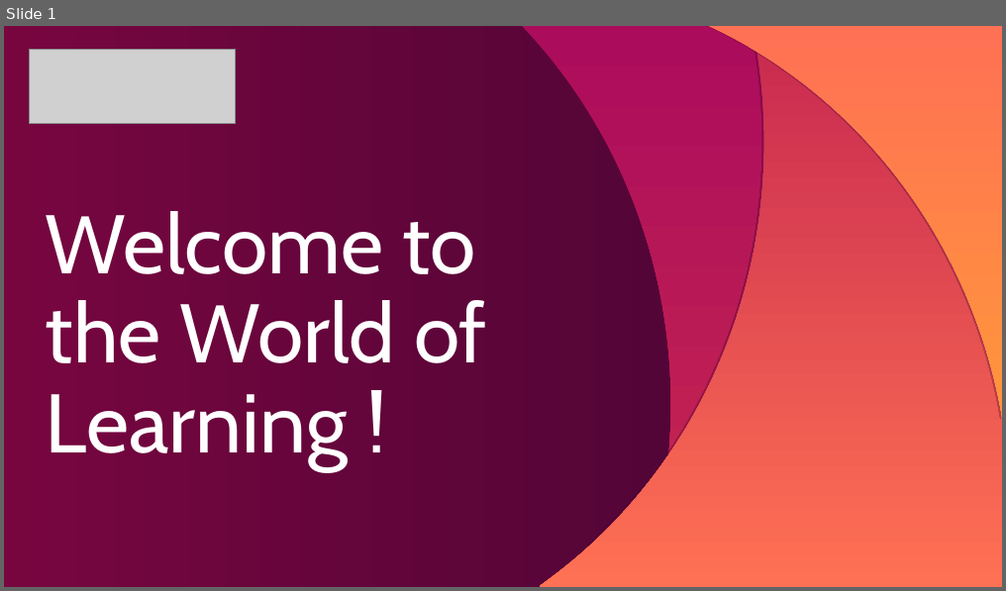
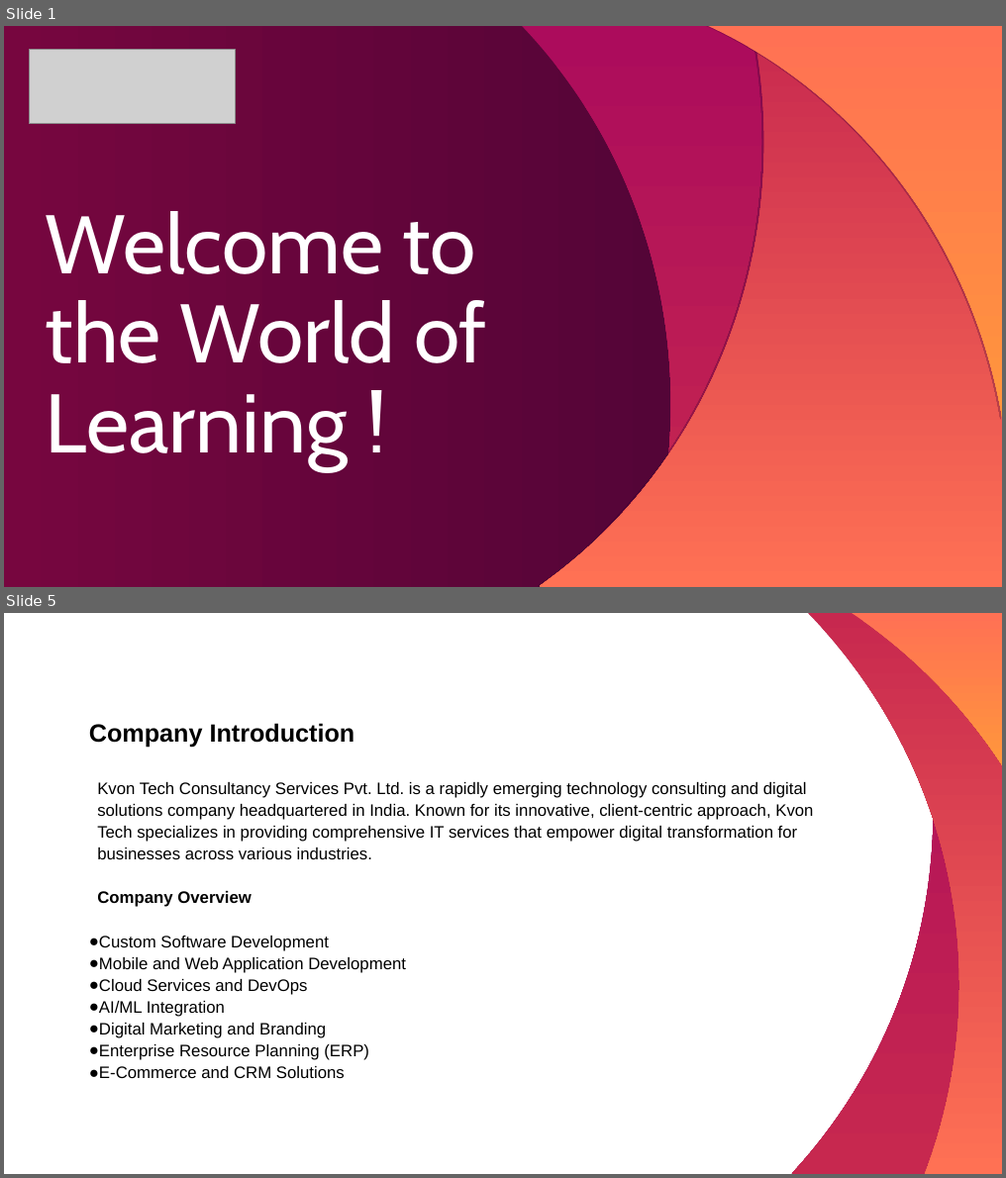
Before and after one commit to lightning-mcqueen01/HTML-basic, a slide deck: week 5/js/Template_internship_Viva2024(1).ppt. Shown one above the other, each under a label of ours: slide 1 before the commit, slides 1 and 5 after it; the slides between them are not shown. The pictures are 1006x591 and 1006x1178 pixels, drawn with LibreOffice and Linux fonts; fonts in the diff are those of the drawing; grey boxes stand for pictures. Boxes give left, top, right and bottom in pixels: in the first picture for what was removed or moved away, otherwise in the second. Text is boxed around its words. In the diff, an @@ line names an element or a change of style, - is before the commit and + after.

```diff
--- a/week 5/js/Template_internship_Viva2024(1).ppt
+++ b/week 5/js/Template_internship_Viva2024(1).ppt
@@ slide 5 added at <box>4,613,1002,1174</box>, background #FFFFFF @@
@@ freeform shape added at <box>791,613,1002,1174</box>, fill gradient #AC0C5C to #C7284F @@
@@ freeform shape added at <box>808,613,1002,1174</box>, fill gradient #C7284F to #FF7154 @@
@@ freeform shape added at <box>851,613,1002,764</box>, fill gradient #FF7154 to #FF963C @@
@@ title added at <box>89,723,355,748</box>, 18 pt, text #000000, bold @@
+Company Introduction
@@ text added at <box>89,782,813,1078</box>, 12 pt, text #000000 @@
+Kvon Tech Consultancy Services Pvt. Ltd. is a rapidly emerging technology consulting and digital solutions company headquartered in India. Known for its innovative, client-centric approach, Kvon Tech specializes in providing comprehensive IT services that empower digital transformation for businesses across various industries.
+Company Overview
+● Custom Software Development
+● Mobile and Web Application Development
+● Cloud Services and DevOps
+● AI/ML Integration
+● Digital Marketing and Branding
+● Enterprise Resource Planning (ERP)
+● E-Commerce and CRM Solutions
```
Also in this commit, not shown: 1 slide changed, 13 other slides added, 7 slides removed, 31 other files.
